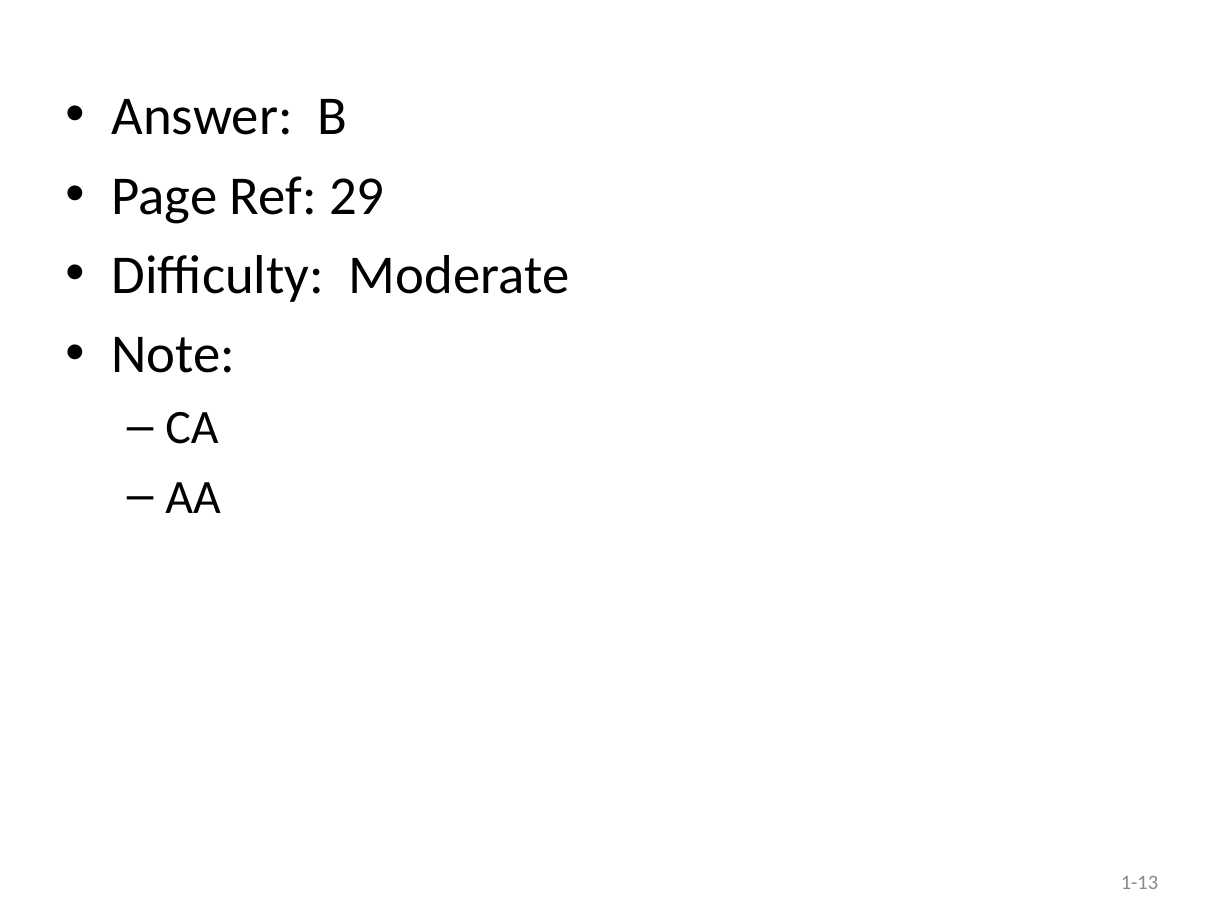
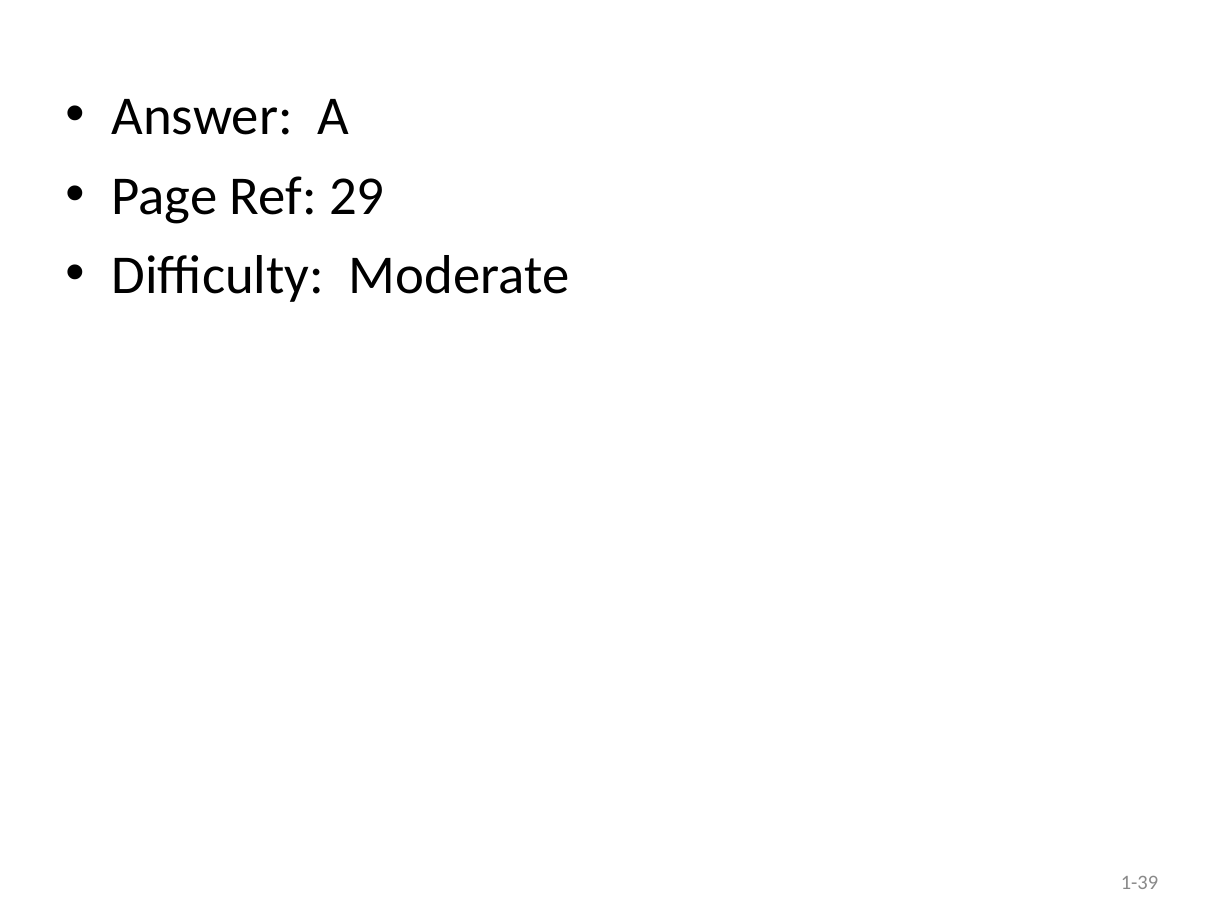
Before and after one commit to hehemin/bayeswhu.github.io, a slide deck: slide 39 of teaching/trade/Quiz1.ppt (slide 13 before the commit). Drawn at 1232x924 pixels with LibreOffice and Linux fonts; fonts in the diff are those of the drawing. Boxes give left, top, right and bottom in pixels: in the first picture for what was removed or moved away, otherwise in the second. Text is boxed around its words. In the diff, an @@ line names an element or a change of style, - is before the commit and + after.

```diff
--- a/teaching/trade/Quiz1.ppt
+++ b/teaching/trade/Quiz1.ppt
@@ text at bbox=[112, 99, 350, 135]: text changed @@
-• Answer: B
+• Answer: A
@@ text at bbox=[112, 337, 236, 513]: paragraphs removed @@
-• Note:
-  – CA
-  – AA
@@ page number at bbox=[1121, 876, 1158, 889]: text changed @@
-1-13
+1-39
```
Also in this commit, not shown: 28 other slides changed, 30 slides added, 2 slides removed, 2 other files.
